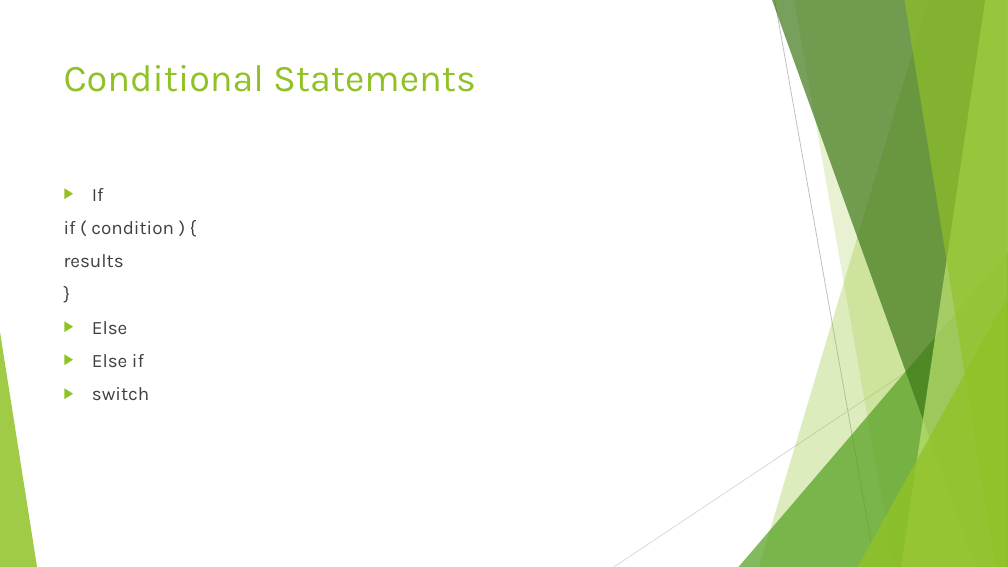
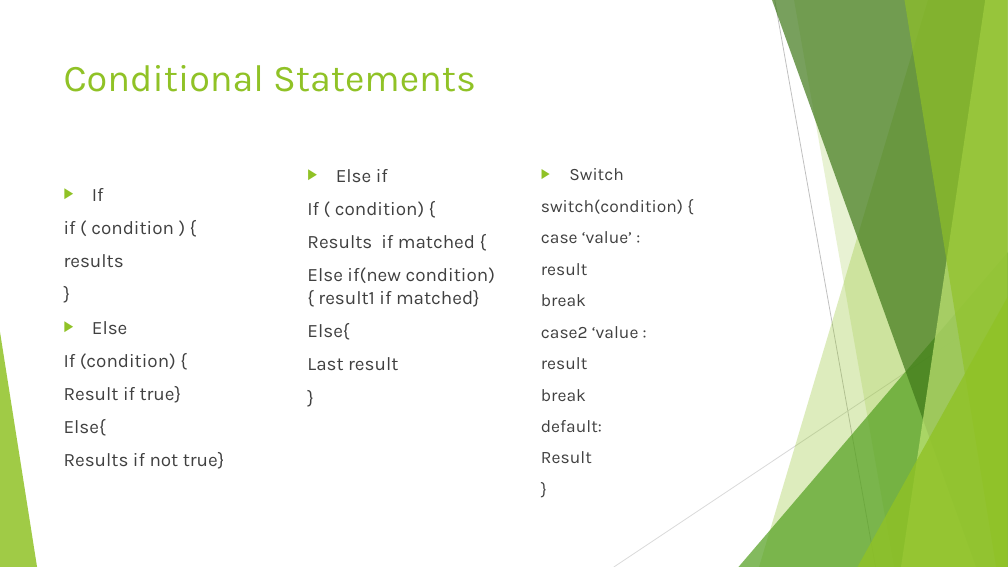
Before and after one commit to divyaparyani67/JavaScript_BAsics, a slide deck: slide 9 of Javascript.pptx. Drawn at 1008x567 pixels with LibreOffice and Linux fonts; fonts in the diff are those of the drawing. Boxes give left, top, right and bottom in pixels: in the first picture for what was removed or moved away, otherwise in the second. Text is boxed around its words. In the diff, an @@ line names an element or a change of style, - is before the commit and + after.

```diff
--- a/Javascript.pptx
+++ b/Javascript.pptx
@@ text added at (307, 169, 495, 370), 18 pt, text #404040 @@
+▶ Else if
+If ( condition) {
+Results if matched {
+Else if(new condition) { result1 if matched}
+Else{
+Last result
+}
@@ text added at (541, 168, 683, 463), 16.6 pt, text #404040 @@
+▶ Switch
+switch(condition) {
+case ‘value’ :
+result
+break
+case2 ‘value :
+result
+break
+default:
+Result
+}
@@ text at (64, 353, 225, 469): text changed @@
-▶ Else if
-▶ switch
+If (condition) {
+Result if true}
+Else{
+Results if not true}
```
Also in this commit, not shown: 3 slides added, 2 other files.
